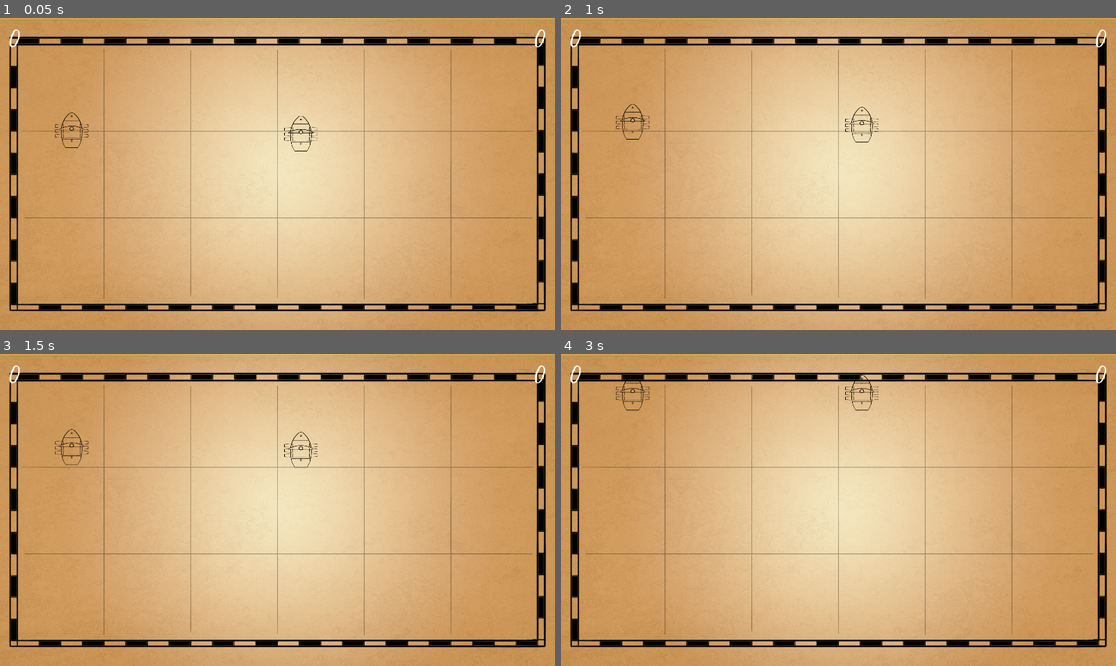
Above: before the commit, frames 1-4 (two rows, left to right).
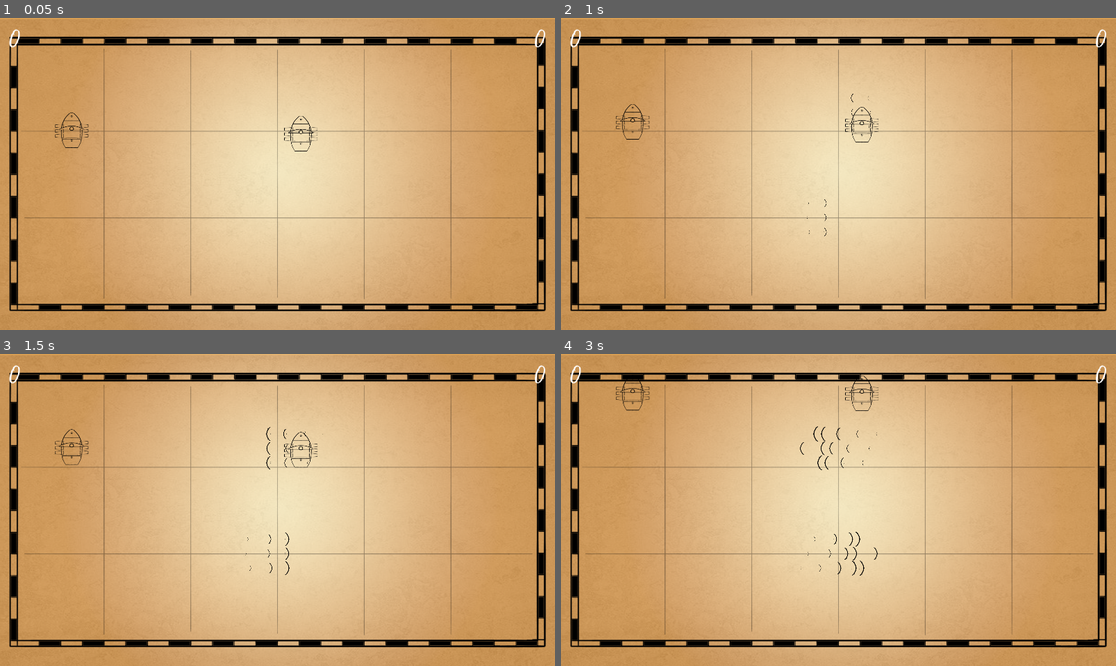
Above: after the commit, the same moments.

Repository: jservant/HighSails
Game: Godot game, scene res://Scenes/Basically Done/Main.tscn
Two runs of this game, one before a commit and one after it. Both use one fixed random seed, a clock stepped at 60 frames per second and the inputs below.
Inputs:
- Up to frame 1 (0.05 s): no input
- Up to frame 2 (1 s): no input
- Up to frame 3 (1.5 s): no input
- Up to frame 4 (3 s): no input

Frame 1 is identical in both runs. In frame 2, less than 0.1% of the frame differs, in the area x 44-56%, y 24-70%; in frame 3, less than 0.1%; in frame 4, 0.4%, in the area x 43-58%, y 6-72%.

Commit message:
Implemented Windbox Particles

Diff:
--- a/Scenes/Basically Done/CannonParticle.tscn
+++ b/Scenes/Basically Done/CannonParticle.tscn
@@ -1,7 +1,8 @@
 [gd_scene load_steps=4 format=2]
 
-[ext_resource path="res://Art/smoke4.png" type="Texture" id=1]
+[ext_resource path="res://Art/Particles/smoke4.png" type="Texture" id=1]
 [ext_resource path="res://Art/cannonshot.tres" type="Material" id=2]
+
 
 [sub_resource type="CanvasItemMaterial" id=5]
 particles_animation = true
--- a/Scenes/Basically Done/Main.tscn
+++ b/Scenes/Basically Done/Main.tscn
@@ -29,12 +29,10 @@
 [node name="Windbox2" parent="." instance=ExtResource( 8 )]
 position = Vector2( 961, 691.005 )
 rotation = -1.5708
-scale = Vector2( 2, 4 )
 
 [node name="Windbox" parent="." instance=ExtResource( 8 )]
 position = Vector2( 961, 327 )
 rotation = 1.5708
-scale = Vector2( 2, 4 )
 
 [node name="HUD" parent="." instance=ExtResource( 3 )]
 
--- a/Scenes/Basically Done/Player.tscn
+++ b/Scenes/Basically Done/Player.tscn
@@ -6,7 +6,8 @@
 [ext_resource path="res://Art/Sprites/Spr_cannons3.png" type="Texture" id=4]
 [ext_resource path="res://Art/cannonshot.tres" type="Material" id=5]
 [ext_resource path="res://Scenes/Basically Done/CannonParticle.tscn" type="PackedScene" id=6]
-[ext_resource path="res://Art/smoke4.png" type="Texture" id=7]
+[ext_resource path="res://Art/Particles/smoke4.png" type="Texture" id=7]
+
 
 [sub_resource type="RectangleShape2D" id=1]
 extents = Vector2( 30, 55 )
--- a/Scenes/Needs Work/Windbox.tscn
+++ b/Scenes/Needs Work/Windbox.tscn
@@ -1,8 +1,27 @@
-[gd_scene load_steps=3 format=2]
+[gd_scene load_steps=7 format=2]
 
 [ext_resource path="res://Scripts/Windbox.gd" type="Script" id=1]
+[ext_resource path="res://Art/Particles/Spr_WaveParticle.png" type="Texture" id=2]
 
 [sub_resource type="RectangleShape2D" id=1]
+
+[sub_resource type="Curve" id=2]
+_data = [ Vector2( 0, 0 ), 0.0, 0.0, 0, 0, Vector2( 0.9, 1 ), 1.71123e-07, 0.0, 0, 0, Vector2( 1, 0 ), 0.0, 0.0, 0, 0 ]
+
+[sub_resource type="CurveTexture" id=3]
+curve = SubResource( 2 )
+
+[sub_resource type="ParticlesMaterial" id=4]
+flag_disable_z = true
+direction = Vector3( 0, 1, 0 )
+spread = 0.0
+gravity = Vector3( 0, 0, 0 )
+initial_velocity = 500.0
+orbit_velocity = 0.0
+orbit_velocity_random = 0.0
+linear_accel = 20.0
+angle = 180.0
+scale_curve = SubResource( 3 )
 
 [node name="Windbox" type="Area2D"]
 script = ExtResource( 1 )
@@ -11,5 +30,35 @@
 scale = Vector2( 7, 12 )
 shape = SubResource( 1 )
 
+[node name="Particles2D" type="Particles2D" parent="."]
+position = Vector2( 0, -200 )
+scale = Vector2( 0.3, 0.3 )
+amount = 6
+lifetime = 2.25
+randomness = 0.75
+fixed_fps = 60
+process_material = SubResource( 4 )
+texture = ExtResource( 2 )
+
+[node name="Particles2D3" type="Particles2D" parent="."]
+position = Vector2( -50, -200 )
+scale = Vector2( 0.3, 0.3 )
+amount = 6
+lifetime = 2.0
+randomness = 0.75
+fixed_fps = 60
+process_material = SubResource( 4 )
+texture = ExtResource( 2 )
+
+[node name="Particles2D2" type="Particles2D" parent="."]
+position = Vector2( 50, -200 )
+scale = Vector2( 0.3, 0.3 )
+amount = 6
+lifetime = 2.1
+randomness = 0.84
+fixed_fps = 60
+process_material = SubResource( 4 )
+texture = ExtResource( 2 )
+
 [connection signal="body_entered" from="." to="." method="_on_Windbox_body_entered"]
 [connection signal="body_exited" from="." to="." method="_on_Windbox_body_exited"]
--- a/Scenes/Player.tscn
+++ b/Scenes/Player.tscn
@@ -6,7 +6,7 @@
 [ext_resource path="res://Art/Temp Art/cannon-shot.svg" type="Texture" id=4]
 [ext_resource path="res://Art/cannonshot.tres" type="Material" id=5]
 [ext_resource path="res://Scenes/CannonParticle.tscn" type="PackedScene" id=6]
-[ext_resource path="res://Art/smoke4.png" type="Texture" id=7]
+[ext_resource path="res://Art/Particles/smoke4.png" type="Texture" id=7]
 
 [sub_resource type="RectangleShape2D" id=1]
 extents = Vector2( 30, 55 )
Binary file added: Art/Particles/Spr_WaveParticle.png
Not shown, added: Art/Particles/Spr_WaveParticle.png.import
Renamed: Art/smoke4.png -> Art/Particles/smoke4.png
Not shown, changed: Art/Particles/smoke4.png.import
